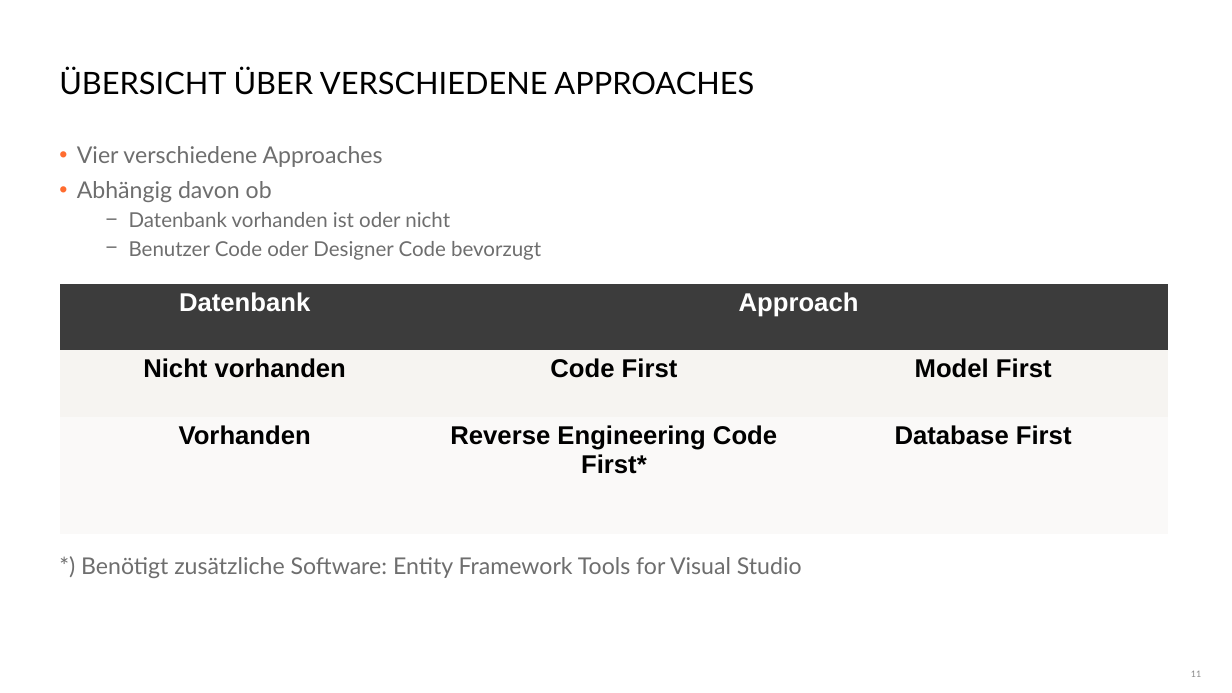
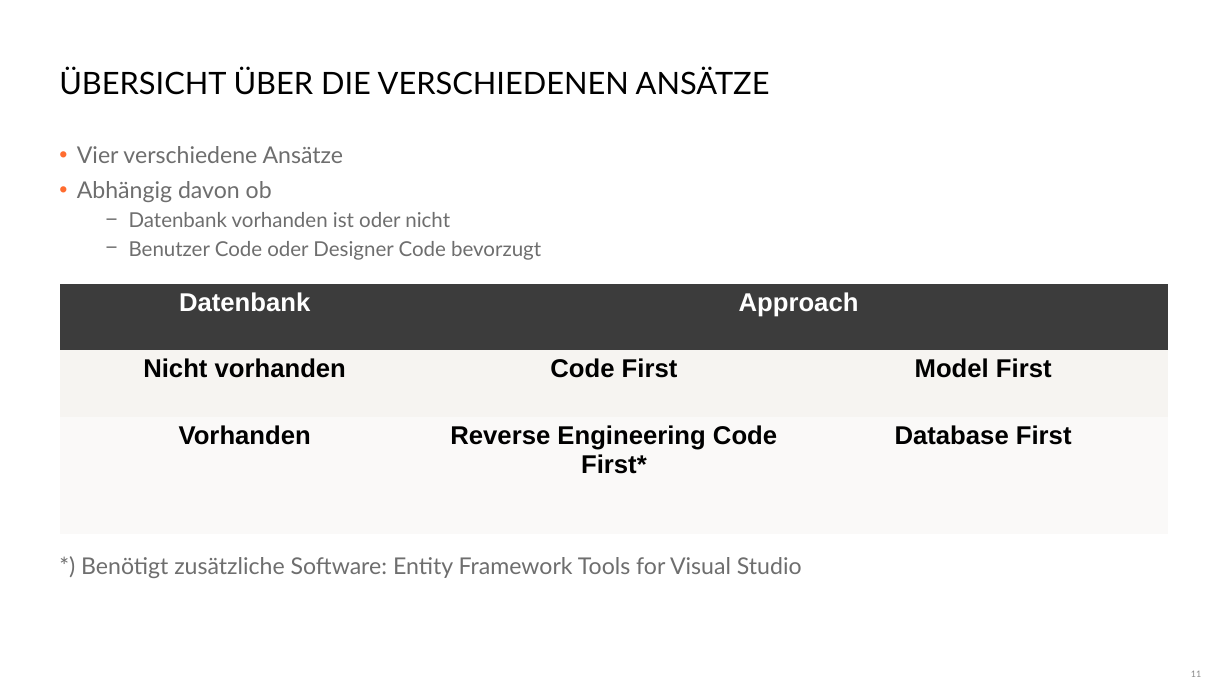
Before and after one commit to danielbeckmann/DotNETJumpStart, a slide deck: slide 11 of 03. Entity Framework/Datenmodellierung und -abfrage mit dem Entity Framework.pptx. Drawn at 1232x693 pixels with LibreOffice and Linux fonts; fonts in the diff are those of the drawing; background and template pictures are left out. Boxes give left, top, right and bottom in pixels: in the first picture for what was removed or moved away, otherwise in the second. Text is boxed around its words. In the diff, an @@ line names an element or a change of style, - is before the commit and + after.

```diff
--- a/03. Entity Framework/Datenmodellierung und -abfrage mit dem Entity Framework.pptx
+++ b/03. Entity Framework/Datenmodellierung und -abfrage mit dem Entity Framework.pptx
@@ title at (59,67,770,95): text changed @@
-ÜBERSICHT ÜBER VERSCHIEDENE APPROACHES
+ÜBERSICHT ÜBER DIE VERSCHIEDENEN ANSÄTZE
@@ text at (77,146,344,163): text changed @@
-• Vier verschiedene Approaches
+• Vier verschiedene Ansätze
```
Also in this commit, not shown: 11 other slides changed, 1 slide added, 3 other files.
